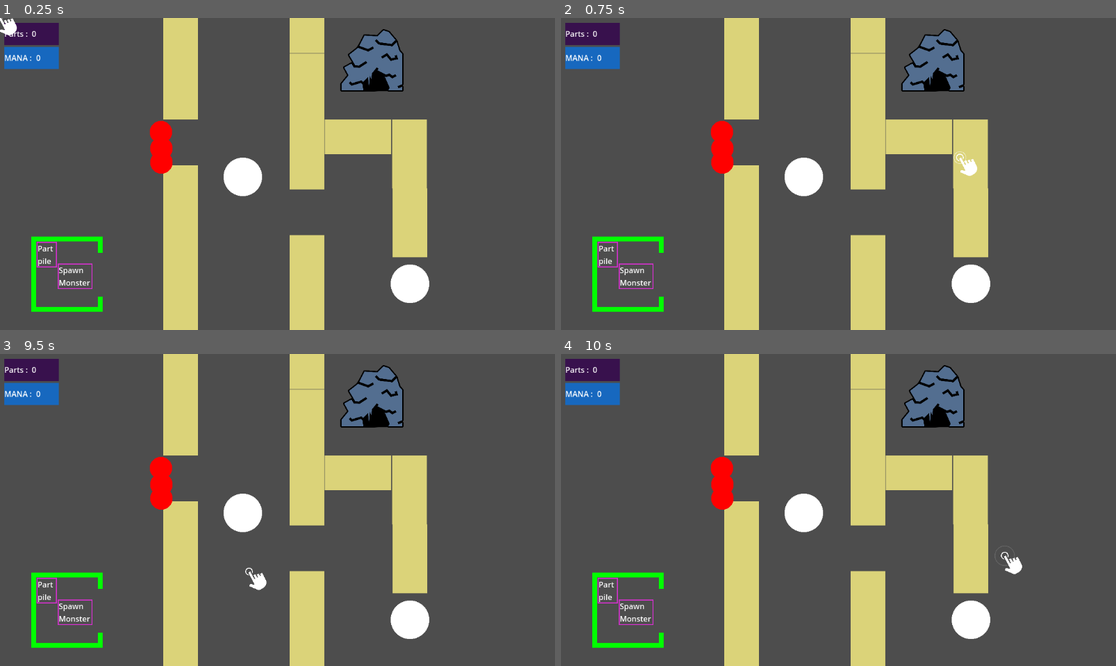
Above: before the commit, frames 1-4 (two rows, left to right).
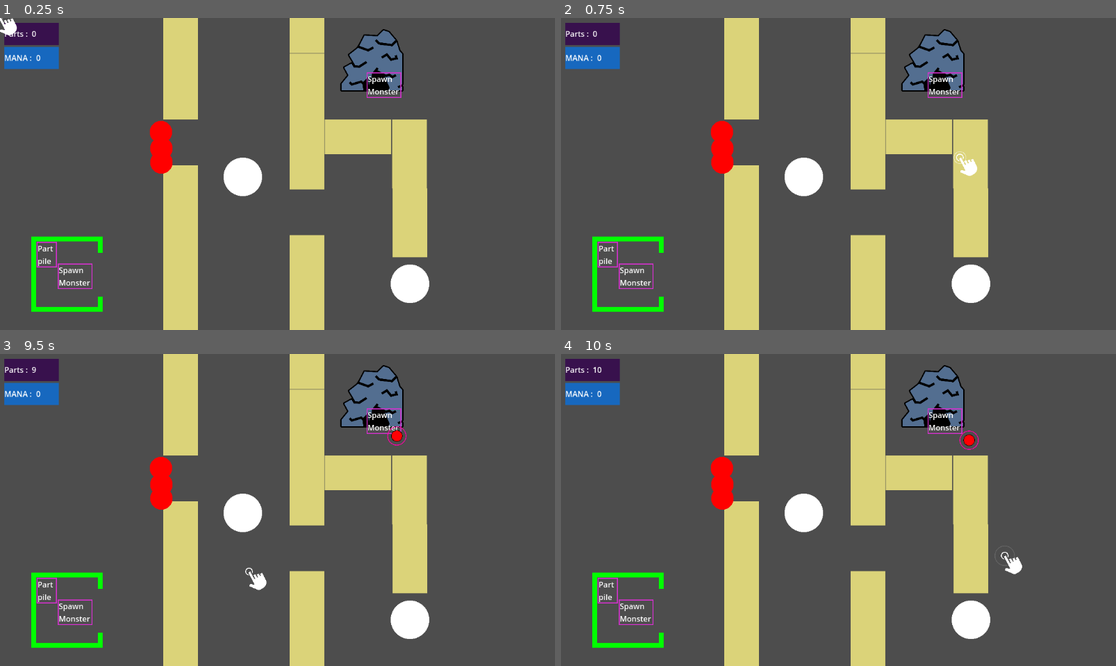
Above: after the commit, the same moments.

Repository: NekoNekonium/Necromancien
Game: Godot game, scene res://Niveaux/LVL_TestPrototype.tscn
Same seed, same stepped clock (60 frames per second), same inputs: the game is played once before the commit and once after it.
Inputs (mouse positions are in pixels of both pictures, inside the frame that each line leads up to):
- Up to frame 1 (0.25 s): no input
- Up to frame 2 (0.75 s): tap Enter at 0.5 s; move the mouse to (960, 158) at 0.52 s; press the mouse at (960, 158) at 0.53 s
- Up to frame 3 (9.5 s): tap Space at 1.25, 2.75, 4.25 s; move the mouse to (166, 525) at 1.27 s; release the mouse at (166, 525) at 1.28 s; click (166, 525) at 1.35 s; tap Enter at 2, 3.5 s; move the mouse to (333, 441) at 2.02 s; press the mouse at (333, 441) at 2.03 s; move the mouse to (249, 572) at 2.77 s; release the mouse at (249, 572) at 2.78 s; click (249, 572) at 2.85 s; move the mouse to (444, 556) at 3.52 s; press the mouse at (444, 556) at 3.53 s; move the mouse to (111, 463) at 4.27 s; release the mouse at (111, 463) at 4.28 s; click (111, 463) at 4.35 s; move the mouse to (305, 510) at 5.02 s; press the mouse at (305, 510) at 5.03 s; move the mouse to (194, 432) at 5.77 s; release the mouse at (194, 432) at 5.78 s; click (194, 432) at 5.85 s; move the mouse to (399, 494) at 6.52 s; press the mouse at (399, 494) at 6.53 s; move the mouse to (166, 525) at 7.27 s; release the mouse at (166, 525) at 7.28 s; click (166, 525) at 7.35 s; move the mouse to (333, 441) at 8.02 s; press the mouse at (333, 441) at 8.03 s; move the mouse to (249, 572) at 8.77 s; release the mouse at (249, 572) at 8.78 s; click (249, 572) at 8.85 s
- Up to frame 4 (10 s): move the mouse to (1005, 556) at 9.52 s; press the mouse at (1005, 556) at 9.53 s

The runs differ from the first frame. In frame 1, 0.2% of the frame differs, in the area x 66-73%, y 17-26%; in frame 2, 0.2%; in frame 3, 0.3%; in frame 4, 0.3%, in the area x 5-76%, y 4-31%.

Commit message:
Ennemies Behavior 1

Diff:
--- a/necromancien/Assets/Script/Global/GLB_SCR_playerData.gd
+++ b/necromancien/Assets/Script/Global/GLB_SCR_playerData.gd
@@ -13,4 +13,8 @@
 ########################################################
 ## REFERENCES :
 
+#Reference a la cible actuel du joueur
 var cible : Node2D
+
+#Reference a la base du joueur.
+var PlayerBase : Node2D
--- /dev/null
+++ b/necromancien/Assets/Script/SCR_AgressionManager.gd
@@ -0,0 +1,27 @@
+extends Area2D
+
+@export_category( "pathfinding connectic")
+@export var movementControler : CMP_Movement = null
+
+# Called when the node enters the scene tree for the first time.
+func _ready():
+	pass # Replace with function body.
+
+
+# Called every frame. 'delta' is the elapsed time since the previous frame.
+func _process(delta):
+	pass
+
+#a body that enter is an ennemy
+func _on_body_entered(body):
+
+	if (movementControler.currentTarget != null) :
+
+		# check if the new body is closer to the current body
+		var d1 = position.distance_to(body.position)
+		var d2 = position.distance_to(movementControler.currentTarget.position)
+
+		if !(d1 > d2) : return
+
+	movementControler.currentTarget = body
+	pass # Replace with function body.
--- a/necromancien/Assets/Script/SCR_BaseSpawnerComponent.gd
+++ b/necromancien/Assets/Script/SCR_BaseSpawnerComponent.gd
@@ -1,12 +1,28 @@
 extends "res://Assets/Script/SCR_Parent_interactible.gd"
 class_name CMP_CreatureSpawner
 
+@export_category("General data")
 @export var creatureCost : int = 1
 @export var spawnedCreature : PackedScene
+
+@export_category("IsEnnemy")
+@export var isEnnemy := false
+
+@export_category("automation data")
+#activate Automation
+@export var automation : bool = false
+@export var automationTime : float = 10
+
+
 
 
 # Called when the node enters the scene tree for the first time.
 func _ready():
+
+	if automation == true :
+		$AutomationTimer.wait_time = automationTime
+		$AutomationTimer.start()
+
 	pass # Replace with function body.
 
 
@@ -30,16 +46,18 @@
 
 	var newMob = spawnedCreature.instantiate()
 
-	if (GlbScrPlayerData.cible == null):
-
-		#newMob.get_child(0).destination = self
-		print ("spawn error")
-	else :
-
-		#newMob.get_child(0).destination = GlbScrPlayerData.cible
-		print ("correct Spawn")
-
 	newMob.position = global_position
 
 	#doit attacher au parent du parent
 	get_parent().get_parent().add_child.call_deferred(newMob)
+
+
+
+func _on_automation_timer_timeout():
+
+	if (GlbScrPlayerData.composants >= creatureCost) :
+
+		GlbScrPlayerData.composants -=  creatureCost
+		SpawnMob()
+
+	pass # Replace with function body.
--- a/necromancien/Assets/Script/SCR_CreatureMaterial.gd
+++ b/necromancien/Assets/Script/SCR_CreatureMaterial.gd
@@ -1,9 +1,18 @@
 extends "res://Assets/Script/SCR_Parent_interactible.gd"
 class_name CMP_CreatureMaterial
+
+@export_category("Automation")
+
+@export var autoharvest_wait : float = 0
 
 
 # Called when the node enters the scene tree for the first time.
 func _ready():
+
+	if (autoharvest_wait > 0):
+		$Timer.wait_time = autoharvest_wait
+		$Timer.start()
+
 	pass # Replace with function body.
 
 
@@ -18,3 +27,10 @@
 	GlbScrPlayerData.composants += 1
 
 	pass
+
+
+func _on_timer_timeout():
+
+	GlbScrPlayerData.composants += 1
+
+	pass # Replace with function body.
--- a/necromancien/Assets/Script/SCR_MovementComponent.gd
+++ b/necromancien/Assets/Script/SCR_MovementComponent.gd
@@ -1,4 +1,5 @@
 extends Node2D
+class_name CMP_Movement
 
 #Refference to other nodes
 @export_category("references to other nodes")
@@ -11,6 +12,11 @@
 var randDirOffset : Vector2 = Vector2(0,0)
 var ChangeVectorTimer : float = 0
 
+@export_category("Faction")
+@export var ennemy : bool = false
+
+# variables used in targeting
+var currentTarget = null
 
 
 # Called when the node enters the scene tree for the first time.
@@ -19,8 +25,12 @@
 	ChangeVectorTimer = randf_range(1, 5)
 	randDirOffset = Vector2(randf_range(-1,1), randf_range(-1,1))
 
-	if(GlbScrPlayerData.cible == null):return
-	navigationComponent.target_position = GlbScrPlayerData.cible.position
+	if (ennemy) :
+		if(GlbScrPlayerData.PlayerBase == null):return
+		navigationComponent.target_position = GlbScrPlayerData.PlayerBase.position
+	else :
+		if(GlbScrPlayerData.cible == null):return
+		navigationComponent.target_position = GlbScrPlayerData.cible.position
 
 	pass # Replace with function body.
 
@@ -28,10 +38,18 @@
 # Called every frame. 'delta' is the elapsed time since the previous frame.
 func _process(delta):
 
-	if(GlbScrPlayerData.cible != null):
-		navigationComponent.target_position = GlbScrPlayerData.cible.position
+	if (currentTarget == null):
+		if (ennemy) :
+			if(GlbScrPlayerData.PlayerBase == null):return
+			navigationComponent.target_position = GlbScrPlayerData.PlayerBase.position
+		else :
+			if(GlbScrPlayerData.cible == null):return
+			navigationComponent.target_position = GlbScrPlayerData.cible.position
+
 	else :
-		return
+
+		navigationComponent.target_position = currentTarget.position
+
 
 	ChangeVectorTimer -= delta
 	if (ChangeVectorTimer <= 0):
--- /dev/null
+++ b/necromancien/Assets/Script/SCR_PlayerBase_init.gd
@@ -0,0 +1,14 @@
+extends Node2D
+
+
+# Called when the node enters the scene tree for the first time.
+func _ready():
+
+	GlbScrPlayerData.PlayerBase = self
+
+	pass # Replace with function body.
+
+
+# Called every frame. 'delta' is the elapsed time since the previous frame.
+func _process(delta):
+	pass
--- /dev/null
+++ b/necromancien/Composants/CMP_AgressionManager.tscn
@@ -0,0 +1,14 @@
+[gd_scene load_steps=3 format=3 uid="uid://pvpo8kprkut3"]
+
+[ext_resource type="Script" path="res://Assets/Script/SCR_AgressionManager.gd" id="1_6yq5o"]
+
+[sub_resource type="CircleShape2D" id="CircleShape2D_gu7bc"]
+radius = 100.0
+
+[node name="CmpAgressionManager" type="Area2D"]
+script = ExtResource("1_6yq5o")
+
+[node name="CollisionShape2D" type="CollisionShape2D" parent="."]
+shape = SubResource("CircleShape2D_gu7bc")
+
+[connection signal="body_entered" from="." to="." method="_on_body_entered"]
--- a/necromancien/Composants/CMP_CreatureSpawner.tscn
+++ b/necromancien/Composants/CMP_CreatureSpawner.tscn
@@ -28,3 +28,7 @@
 theme_override_font_sizes/font_size = 16
 text = "Spawn
 Monster"
+
+[node name="AutomationTimer" type="Timer" parent="."]
+
+[connection signal="timeout" from="AutomationTimer" to="." method="_on_automation_timer_timeout"]
--- a/necromancien/Composants/CMP_creatureMaterial.tscn
+++ b/necromancien/Composants/CMP_creatureMaterial.tscn
@@ -28,3 +28,7 @@
 [node name="CollisionShape2D" type="CollisionShape2D" parent="."]
 position = Vector2(0, 5.5)
 shape = SubResource("RectangleShape2D_mi1bv")
+
+[node name="Timer" type="Timer" parent="."]
+
+[connection signal="timeout" from="Timer" to="." method="_on_timer_timeout"]
--- /dev/null
+++ b/necromancien/Entitées/ENT_TestEnnemy.tscn
@@ -0,0 +1,45 @@
+[gd_scene load_steps=8 format=3 uid="uid://bgeq7vlsx6avp"]
+
+[ext_resource type="Texture2D" uid="uid://6nx03k6si5k7" path="res://Assets/SpriteSVG/plain-circle.svg" id="1_ndgo3"]
+[ext_resource type="PackedScene" uid="uid://dfhf540m5sc3n" path="res://Composants/Attacks/CMP_AttackParent.tscn" id="2_g25v4"]
+[ext_resource type="PackedScene" uid="uid://b2mg3mjjofsdt" path="res://Composants/CMP_Movement.tscn" id="3_vwmtq"]
+[ext_resource type="PackedScene" uid="uid://bjddgxoyv846g" path="res://Composants/CMP_navigation.tscn" id="4_p20yr"]
+[ext_resource type="PackedScene" uid="uid://c3int3imsbao6" path="res://Composants/CMP_Vie.tscn" id="5_jw6s7"]
+[ext_resource type="PackedScene" uid="uid://pvpo8kprkut3" path="res://Composants/CMP_AgressionManager.tscn" id="6_2ms82"]
+
+[sub_resource type="CircleShape2D" id="CircleShape2D_huvsu"]
+radius = 9.05539
+
+[node name="EntTestEnnemy" type="CharacterBody2D"]
+collision_layer = 5
+collision_mask = 5
+
+[node name="Sprite2D2" type="Sprite2D" parent="."]
+self_modulate = Color(0, 0, 0, 1)
+scale = Vector2(0.0507812, 0.0507812)
+texture = ExtResource("1_ndgo3")
+
+[node name="Sprite2D" type="Sprite2D" parent="."]
+self_modulate = Color(1, 0, 0.0166664, 1)
+scale = Vector2(0.046875, 0.046875)
+texture = ExtResource("1_ndgo3")
+
+[node name="CollisionShape2D" type="CollisionShape2D" parent="."]
+shape = SubResource("CircleShape2D_huvsu")
+
+[node name="CMP_AttackParent" parent="." instance=ExtResource("2_g25v4")]
+TrackedCollision = 2
+
+[node name="CMP_movement" parent="." node_paths=PackedStringArray("navigationComponent") instance=ExtResource("3_vwmtq")]
+navigationComponent = NodePath("../CMP_Navigation")
+ennemy = true
+
+[node name="CMP_Navigation" parent="." instance=ExtResource("4_p20yr")]
+
+[node name="CmpVie" parent="." instance=ExtResource("5_jw6s7")]
+Max_life = 5
+
+[node name="CmpAgressionManager" parent="." node_paths=PackedStringArray("movementControler") instance=ExtResource("6_2ms82")]
+collision_layer = 2
+collision_mask = 2
+movementControler = NodePath("../CMP_movement")
--- a/necromancien/Entitées/ENT_testMob.tscn
+++ b/necromancien/Entitées/ENT_testMob.tscn
@@ -1,10 +1,11 @@
-[gd_scene load_steps=7 format=3 uid="uid://bjfyc1tlfjqt8"]
+[gd_scene load_steps=8 format=3 uid="uid://bjfyc1tlfjqt8"]
 
 [ext_resource type="Texture2D" uid="uid://6nx03k6si5k7" path="res://Assets/SpriteSVG/plain-circle.svg" id="1_pd4qh"]
 [ext_resource type="PackedScene" uid="uid://b2mg3mjjofsdt" path="res://Composants/CMP_Movement.tscn" id="2_5cq1n"]
 [ext_resource type="PackedScene" uid="uid://bjddgxoyv846g" path="res://Composants/CMP_navigation.tscn" id="3_x6cae"]
 [ext_resource type="PackedScene" uid="uid://dfhf540m5sc3n" path="res://Composants/Attacks/CMP_AttackParent.tscn" id="4_17pme"]
 [ext_resource type="PackedScene" uid="uid://c3int3imsbao6" path="res://Composants/CMP_Vie.tscn" id="5_ebnji"]
+[ext_resource type="PackedScene" uid="uid://pvpo8kprkut3" path="res://Composants/CMP_AgressionManager.tscn" id="6_evg7i"]
 
 [sub_resource type="CircleShape2D" id="CircleShape2D_6qbts"]
 radius = 3.16228
@@ -34,3 +35,9 @@
 [node name="CMP_AttackParent" parent="." instance=ExtResource("4_17pme")]
 
 [node name="CmpVie" parent="." instance=ExtResource("5_ebnji")]
+Max_life = 3
+
+[node name="CmpAgressionManager" parent="." node_paths=PackedStringArray("movementControler") instance=ExtResource("6_evg7i")]
+collision_layer = 4
+collision_mask = 4
+movementControler = NodePath("../CMP_movement")
--- a/necromancien/Entitées/QG/ENT_EnnemyBase.tscn
+++ b/necromancien/Entitées/QG/ENT_EnnemyBase.tscn
@@ -1,7 +1,9 @@
-[gd_scene load_steps=3 format=3 uid="uid://cronio5brmlds"]
+[gd_scene load_steps=5 format=3 uid="uid://cronio5brmlds"]
 
 [ext_resource type="Texture2D" uid="uid://da85gd2ime6om" path="res://Assets/SpritesPNG/cave-entrance.png" id="1_55p5v"]
 [ext_resource type="PackedScene" uid="uid://c3int3imsbao6" path="res://Composants/CMP_Vie.tscn" id="2_3dtfe"]
+[ext_resource type="PackedScene" uid="uid://tv7vmgbh1wm7" path="res://Composants/CMP_CreatureSpawner.tscn" id="3_locb4"]
+[ext_resource type="PackedScene" uid="uid://bgeq7vlsx6avp" path="res://Entitées/ENT_TestEnnemy.tscn" id="4_2hobs"]
 
 [node name="EntEnnemyBase" type="StaticBody2D" groups=["Destination", "EnnemyBase"]]
 collision_layer = 13
@@ -18,3 +20,10 @@
 
 [node name="CollisionPolygon2D" type="CollisionPolygon2D" parent="."]
 polygon = PackedVector2Array(-73, 17, -26.219, 17, -26, 0, 0, -24, 15.4809, -12.246, 25, 11, 21, 18, 54, 17, 55, -60, 48, -66, 42, -88, 26, -106, 14, -110, 1, -96, -26, -98, -38, -74, -59, -58, -50, -42, -69, -32, -60, -15, -74, 2)
+
+[node name="CmpCreatureSpawner" parent="." instance=ExtResource("3_locb4")]
+creatureCost = 0
+spawnedCreature = ExtResource("4_2hobs")
+isEnnemy = true
+automation = true
+automationTime = 8.0
--- a/necromancien/Entitées/QG/Joueur/ENT_BasePlayer.tscn
+++ b/necromancien/Entitées/QG/Joueur/ENT_BasePlayer.tscn
@@ -1,11 +1,13 @@
-[gd_scene load_steps=5 format=3 uid="uid://dkjgngayu16bc"]
+[gd_scene load_steps=6 format=3 uid="uid://dkjgngayu16bc"]
 
 [ext_resource type="Script" path="res://Assets/Script/SCR_LifeComponent.gd" id="1_0od3q"]
+[ext_resource type="Script" path="res://Assets/Script/SCR_PlayerBase_init.gd" id="1_a4a3t"]
 [ext_resource type="PackedScene" uid="uid://8p3gyrp0h5vb" path="res://Composants/CMP_creatureMaterial.tscn" id="2_d5cx5"]
 [ext_resource type="PackedScene" uid="uid://tv7vmgbh1wm7" path="res://Composants/CMP_CreatureSpawner.tscn" id="3_d0qb0"]
 [ext_resource type="PackedScene" uid="uid://bjfyc1tlfjqt8" path="res://Entitées/ENT_testMob.tscn" id="4_nkj3m"]
 
 [node name="EntBasePlayer" type="Node2D"]
+script = ExtResource("1_a4a3t")
 
 [node name="CMP_vie" type="Node" parent="."]
 script = ExtResource("1_0od3q")
@@ -27,6 +29,7 @@
 [node name="CMP_CreatureMaterial" parent="." instance=ExtResource("2_d5cx5")]
 z_index = 10
 position = Vector2(-44, -45)
+autoharvest_wait = 1.0
 
 [node name="CmpCreatureSpawner" parent="." instance=ExtResource("3_d0qb0")]
 creatureCost = 5
